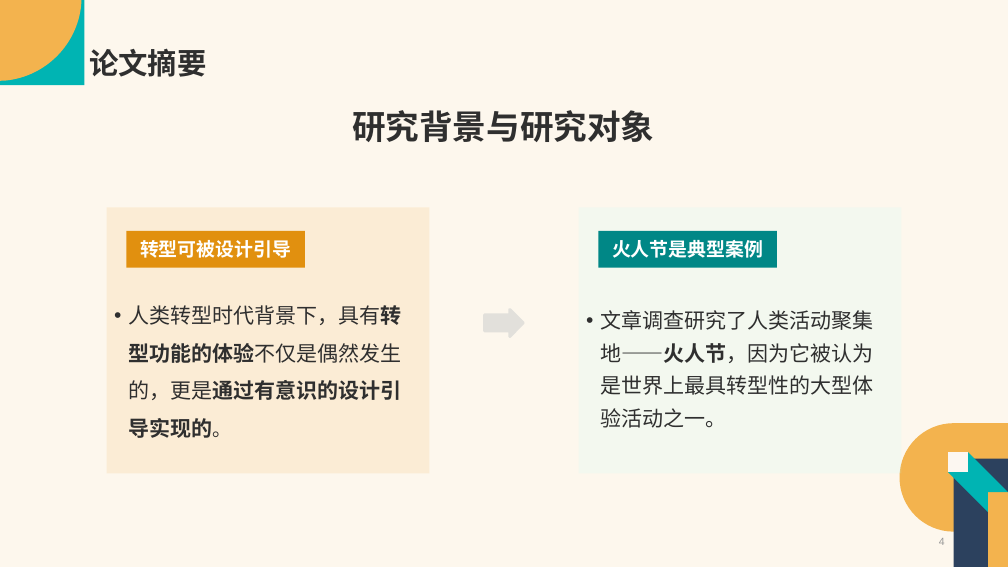
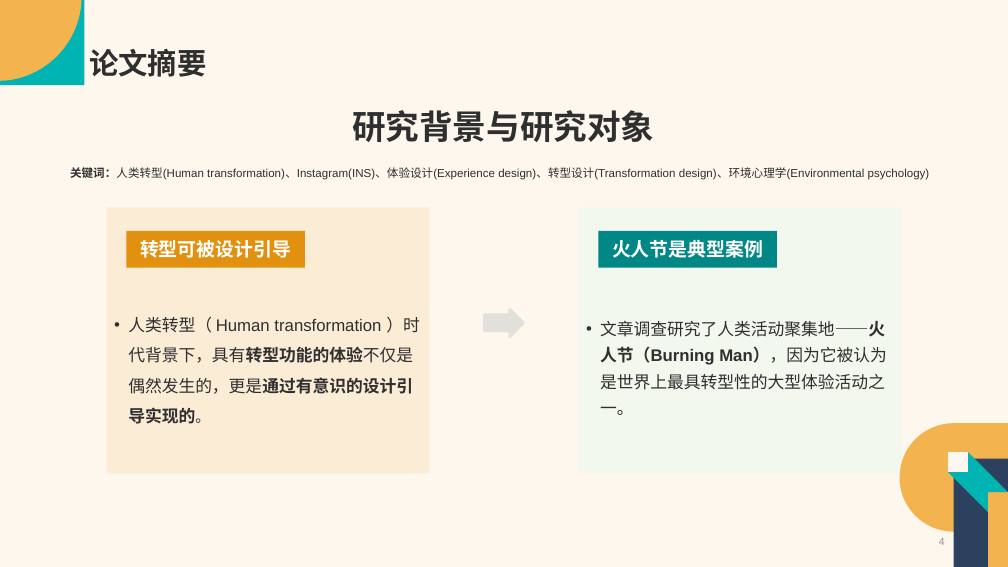
Before and after one commit to Vaelubo/Research, a slide deck: slide 4 of SSCI文章汇报-卢波.pptx. Drawn at 1008x567 pixels with LibreOffice and Linux fonts; fonts in the diff are those of the drawing. Boxes give left, top, right and bottom in pixels: in the first picture for what was removed or moved away, otherwise in the second. Text is boxed around its words. In the diff, an @@ line names an element or a change of style, - is before the commit and + after.

```diff
--- a/SSCI文章汇报-卢波.pptx
+++ b/SSCI文章汇报-卢波.pptx
@@ text added at (70, 167, 930, 180), 11 pt, text #2F2F2F @@
+关键词：人类转型(Human transformation)、Instagram(INS)、体验设计(Experience design)、转型设计(Transformation design)、环境心理学(Environmental psychology)
@@ text in rectangle at (128, 317, 420, 424): text changed; size 20 to 16 pt @@
-• 人类转型时代背景下，具有转型功能的体验不仅是偶然发生的，更是通过有意识的设计引导实现的。
+• 人类转型（ Human transformation ）时代背景下，具有转型功能的体验不仅是偶然发生的，更是通过有意识的设计引导实现的。
@@ text in rectangle at (600, 321, 887, 415): text changed; size 20 to 16 pt @@
-• 文章调查研究了人类活动聚集地——火人节，因为它被认为是世界上最具转型性的大型体验活动之一。
+• 文章调查研究了人类活动聚集地——火人节（Burning Man），因为它被认为是世界上最具转型性的大型体验活动之一。
```
Also in this commit, not shown: 11 other slides changed, 3 slides added, 1 other file.
